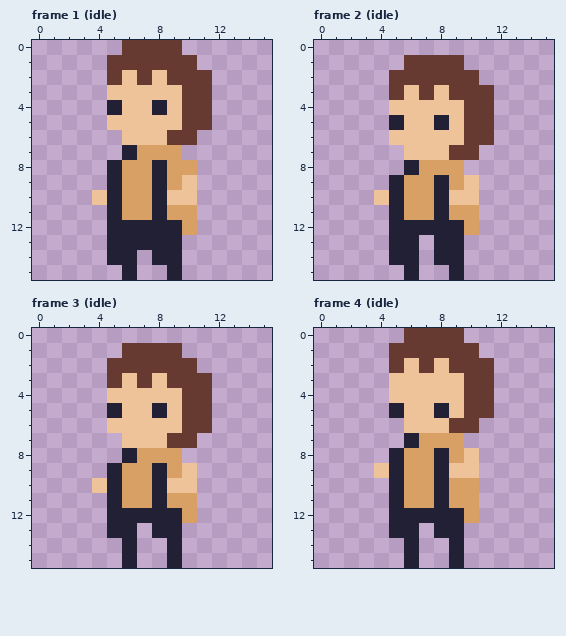
Edited in one commit: pixel-art file (img/aseprite_src.ase). The picture above was drawn from the file before the commit.
16x16 pixels, 7 frames. Shown: frame 1 (idle), frame 2 (idle), frame 3 (idle), frame 4 (idle). The commit also changed other frames, which this record leaves out.
New version:
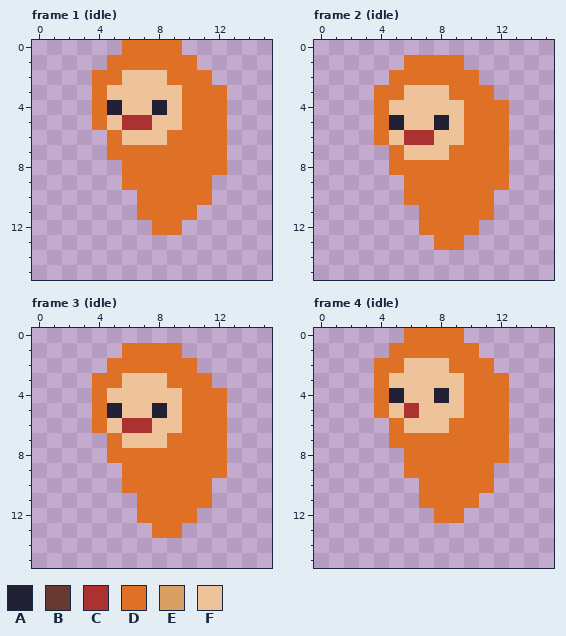
Palette (. is transparent): A #222034  B #663931  C #ac3232  D #df7126  E #d9a066  F #eec39a
Edits made:
layer "legs" now hidden
layer "body" now hidden
Changed rows in their new state; - is an unchanged pixel.
Frame 1 (idle):
first column x 4:
 0 --DDDD---
 1 -DDDDDD--
 2 DD-F-DDD-
 3 D-----DDD
 4 D-----DDD
 5 D-CC--DDD
 6 -D---DDDD
 7 -DDDDDDDD
 8 -.DDDDDDD
 9 -.DDDDDD-
10 ...DDDDD-
11 -..DDDD--
12 -...DD.--
13 -.....---
14 -..-..---
15 --.--.---
Frame 2 (idle):
first column x 4:
 1 --DDDD---
 2 -DDDDDD--
 3 DD-F-DDD-
 4 D-----DDD
 5 D-----DDD
 6 D-CC--DDD
 7 -D---DDDD
 8 -DDDDDDDD
 9 -.DDDDDDD
10 ..DDDDDD-
11 -..DDDDD-
12 -..DDDD--
13 -..-DD---
14 -..-..---
15 --.--.---
Frame 3 (idle):
first column x 4:
 1 --DDDD---
 2 -DDDDDD--
 3 DD-F-DDD-
 4 D-----DDD
 5 D-----DDD
 6 D-CC--DDD
 7 -D---DDDD
 8 -DDDDDDDD
 9 -.DDDDDDD
10 ..DDDDDD-
11 -..DDDDD-
12 -..DDDD--
13 -..-DD---
14 --.--.---
15 --.--.---
Frame 4 (idle):
first column x 4:
 0 --DDDD---
 1 -DDDDDD--
 2 DD-F-DDD-
 3 D-----DDD
 4 DA--A-DDD
 5 DFC-F-DDD
 6 -D---DDDD
 7 -DDDDDDDD
 8 -.DDDDDDD
 9 ..DDDDDD-
10 -..DDDDD-
11 -..DDDD--
12 -...DD.--
13 -..-..---
14 --.--.---
15 --.--.---
Where, in picture pixels (left, top, right, bottom), the same in both pictures:
changed: (92, 40, 227, 280)
changed: (374, 55, 509, 280)
changed: (92, 343, 227, 568)
changed: (374, 328, 509, 568)
